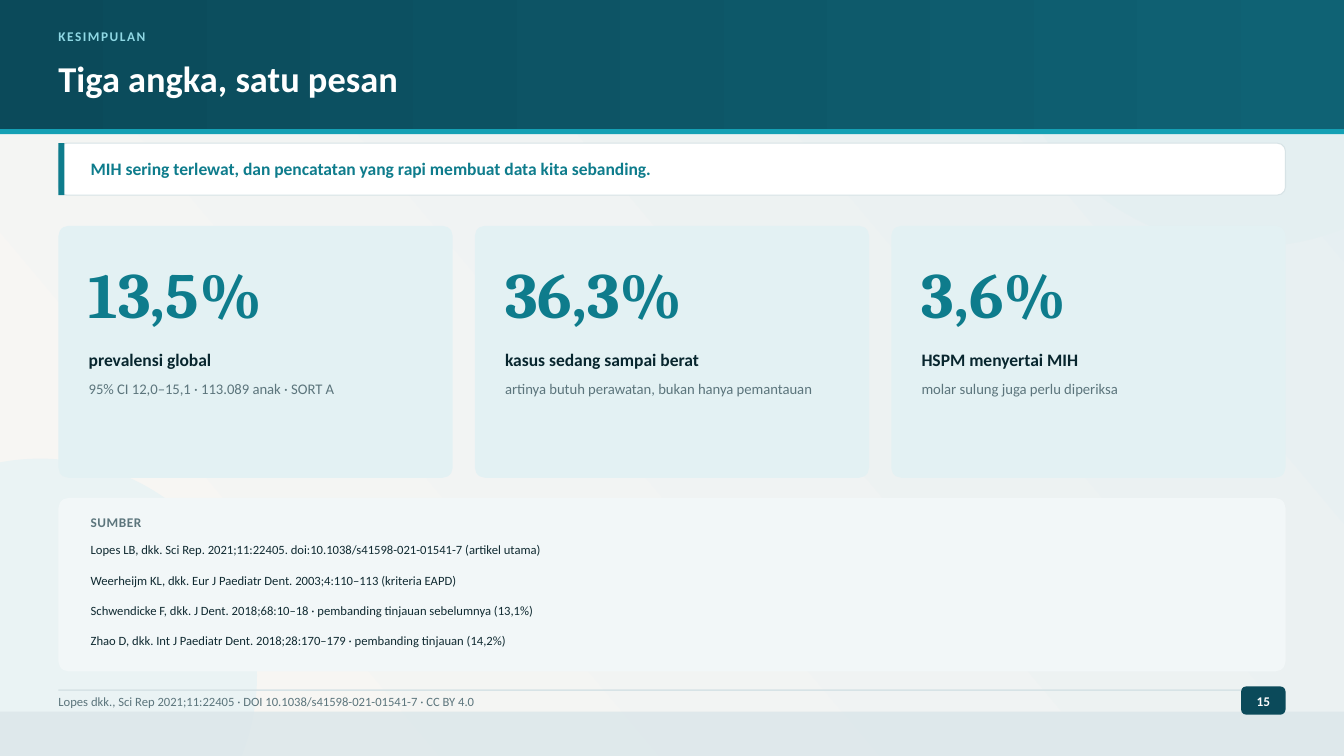
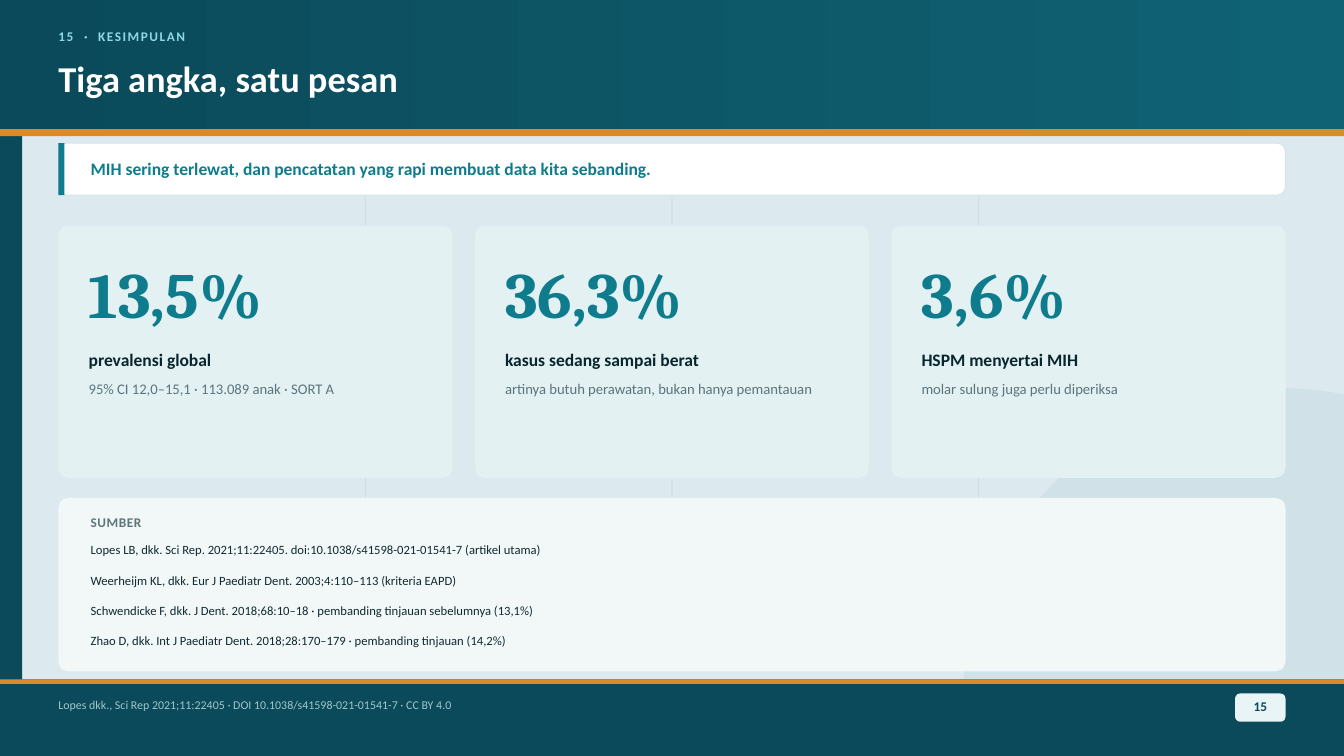
Before and after one commit to maskchanel14-source/agents, a slide deck: slide 15 of research/pediatric-dentistry-2021-2026/deck-mih-lopes-2021/Presentasi-Jurnal-MIH-Lopes-2021.pptx. Drawn at 1344x756 pixels with LibreOffice and Linux fonts; fonts in the diff are those of the drawing. Boxes give left, top, right and bottom in pixels: in the first picture for what was removed or moved away, otherwise in the second. Text is boxed around its words. In the diff, an @@ line names an element or a change of style, - is before the commit and + after.

```diff
--- a/research/pediatric-dentistry-2021-2026/deck-mih-lopes-2021/Presentasi-Jurnal-MIH-Lopes-2021.pptx
+++ b/research/pediatric-dentistry-2021-2026/deck-mih-lopes-2021/Presentasi-Jurnal-MIH-Lopes-2021.pptx
@@ rectangle at <box>0,0,1344,756</box>: fill gradient #F9F7F3 to #E6EFF2 to #DCEAEF @@
@@ rectangle added at <box>0,0,22,756</box>, fill #0B4A5A @@
@@ ellipse removed at <box>1003,0,1344,247</box> @@
@@ text at <box>58,32,185,41</box>: text changed @@
-KESIMPULAN
+15 · KESIMPULAN
@@ rectangle at <box>0,129,1344,136</box>: fill #14A0B4 to #D98A2B @@
@@ rectangle added at <box>365,156,366,670</box>, fill #C7DCE1 @@
@@ rectangle added at <box>671,156,673,670</box>, fill #C7DCE1 @@
@@ rectangle added at <box>979,156,980,670</box>, fill #C7DCE1 @@
@@ ellipse added at <box>963,388,1344,756</box>, fill #D0E1E7 @@
@@ ellipse removed at <box>0,459,257,756</box> @@
@@ rectangle: place and size @@
-rectangle at <box>0,712,1344,756</box>
+rectangle at <box>0,680,1344,756</box>
@@ rectangle at <box>0,680,1344,756</box>: fill #DCE7EA at 85% opacity to #0B4A5A @@
@@ rectangle: place and size @@
-rectangle at <box>58,690,1286,691</box>
+rectangle at <box>0,680,1344,684</box>
@@ rectangle at <box>0,680,1344,684</box>: fill #D7E3E6 to #D98A2B @@
@@ text "Lopes dkk., Sci Rep 2021;11:22405 ..." at <box>58,701,451,711</box>: size 9 to 8.5 pt, text colour #5C757C to #9FC7CF @@
@@ text "15" at <box>1254,702,1267,711</box>: text colour #FFFFFF to #0B4A5A @@
@@ rounded rectangle: place and size @@
-rounded rectangle at <box>1241,687,1286,715</box>
+rounded rectangle at <box>1235,694,1286,722</box>
@@ rounded rectangle at <box>1235,694,1286,722</box>: fill #0B4A5A to #E8F4F6 @@
```
Also in this commit, not shown: 13 other slides changed, 25 other files.
